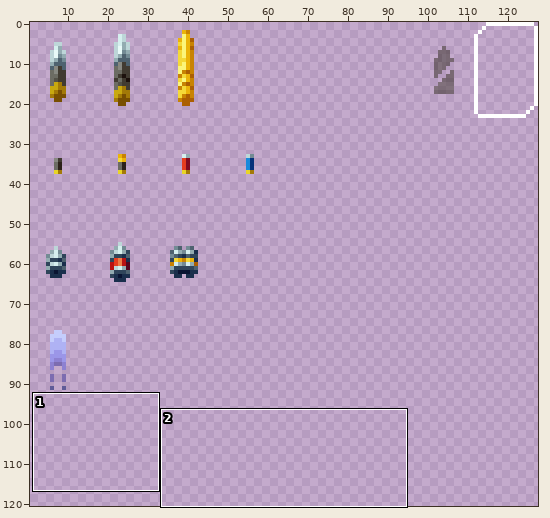
Sprite sheet, stored at GameJam01/Assets/Sprites/ProjectilesSprites/Projectiles.png. Above, an overview of the earlier version with the close-up marked.
Close-up. Before:
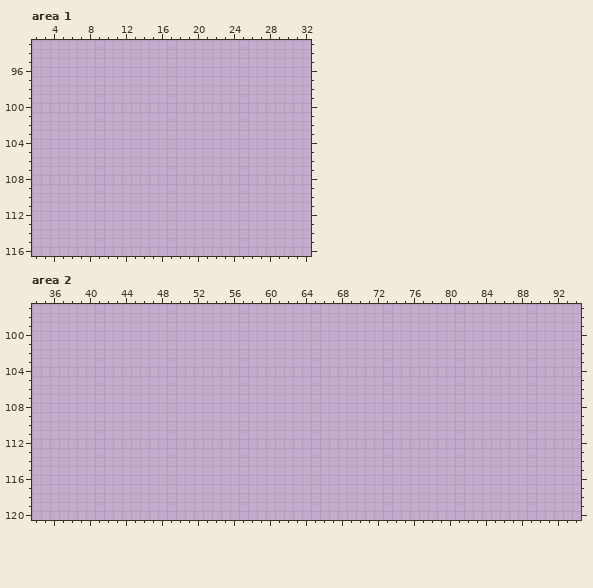
The file is 512x1152 pixels, drawn in blocks of 4x4; one block is one cell here. Colours within 5 levels of each other are drawn and written as one. Shown: area 1: x 2..32, y 93..116; area 2: x 34..94, y 97..120. The wide view leaves out empty margins.
The result:
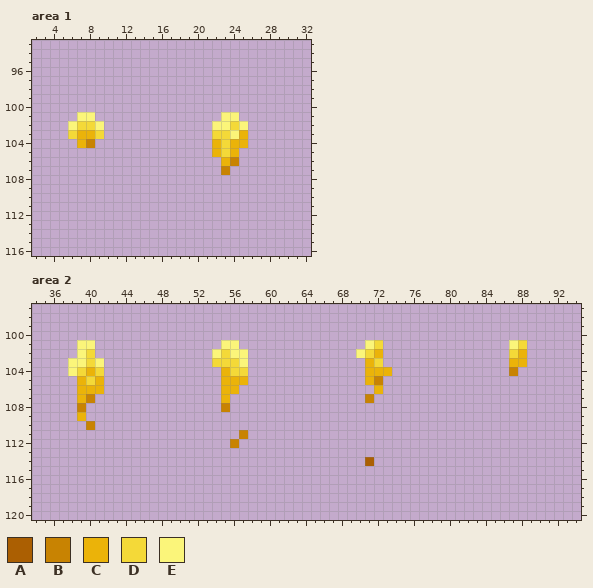
Palette (. is transparent): A #ab5f02  B #c88302  C #ebb309  D #f4d938  E #fbf57a
The edit:
Area 1:
y 101: x 7..8 .. -> EE; x 23..24 .. -> EE
y 102: x 6..9 .... -> EDDE; x 22..25 .... -> EEDE
y 103: x 6..9 .... -> DCCD; x 22..25 .... -> DDEC
y 104: x 7..8 .. -> CB; x 22..25 .... -> CDCC
y 105: x 22..24 ... -> CDC
y 106: x 23..24 .. -> CB
y 107: x 23 . -> B
Area 2:
y 101: x 39..40 .. -> EE; x 55..56 .. -> EE; x 71..72 .. -> ED; x 87..88 .. -> ED
y 102: x 39..40 .. -> ED; x 54..57 .... -> EDEE; x 70..72 ... -> EDC; x 87..88 .. -> DC
y 103: x 38..41 .... -> EEDE; x 54..57 .... -> DDDE; x 71..72 .. -> CD; x 87..88 .. -> CC
y 104: x 38..41 .... -> EDCD; x 55..57 ... -> CDD; x 71..73 ... -> CCC; x 87 . -> B
y 105: x 39..41 ... -> CDC; x 55..57 ... -> CCC; x 71..72 .. -> CB
y 106: x 39..41 ... -> CCC; x 55..56 .. -> CC; x 72 . -> C
y 107: x 39..40 .. -> CB; x 55 . -> C; x 71 . -> B
y 108: x 39 . -> B; x 55 . -> B
y 109: x 39 . -> C
y 110: x 40 . -> B
y 111: x 57 . -> B
y 112: x 56 . -> B
y 114: x 71 . -> A
